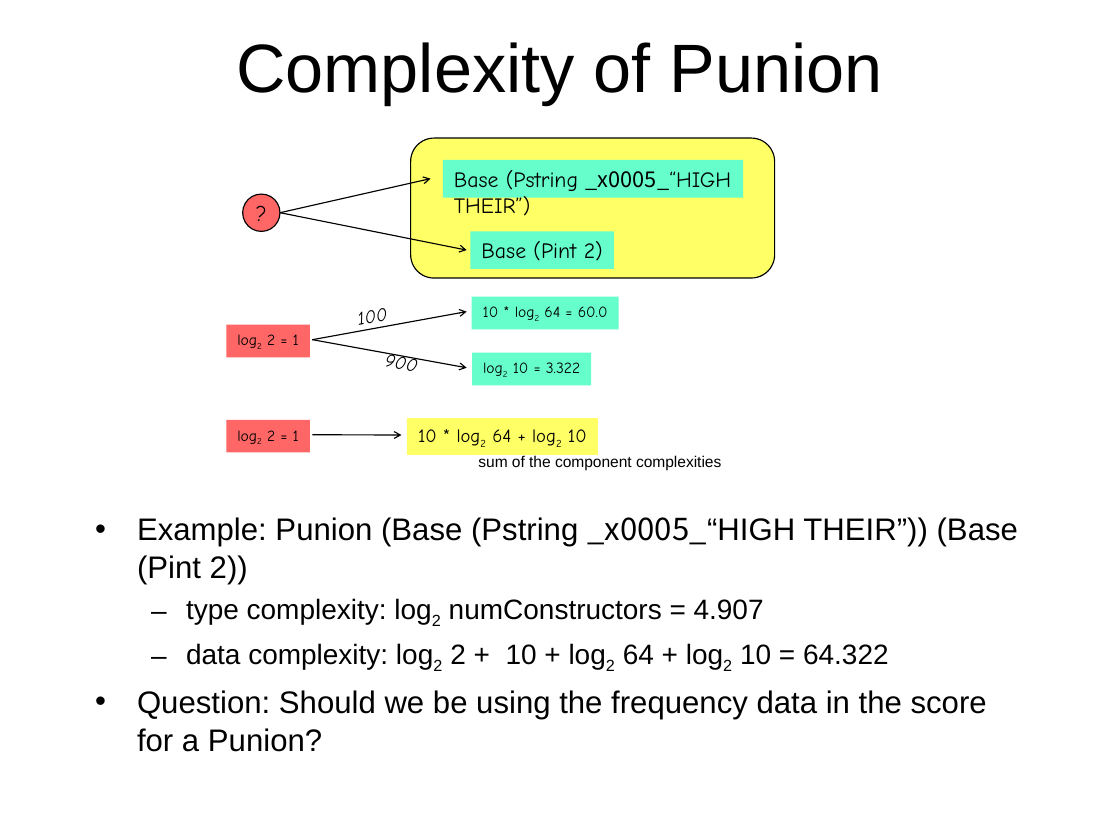
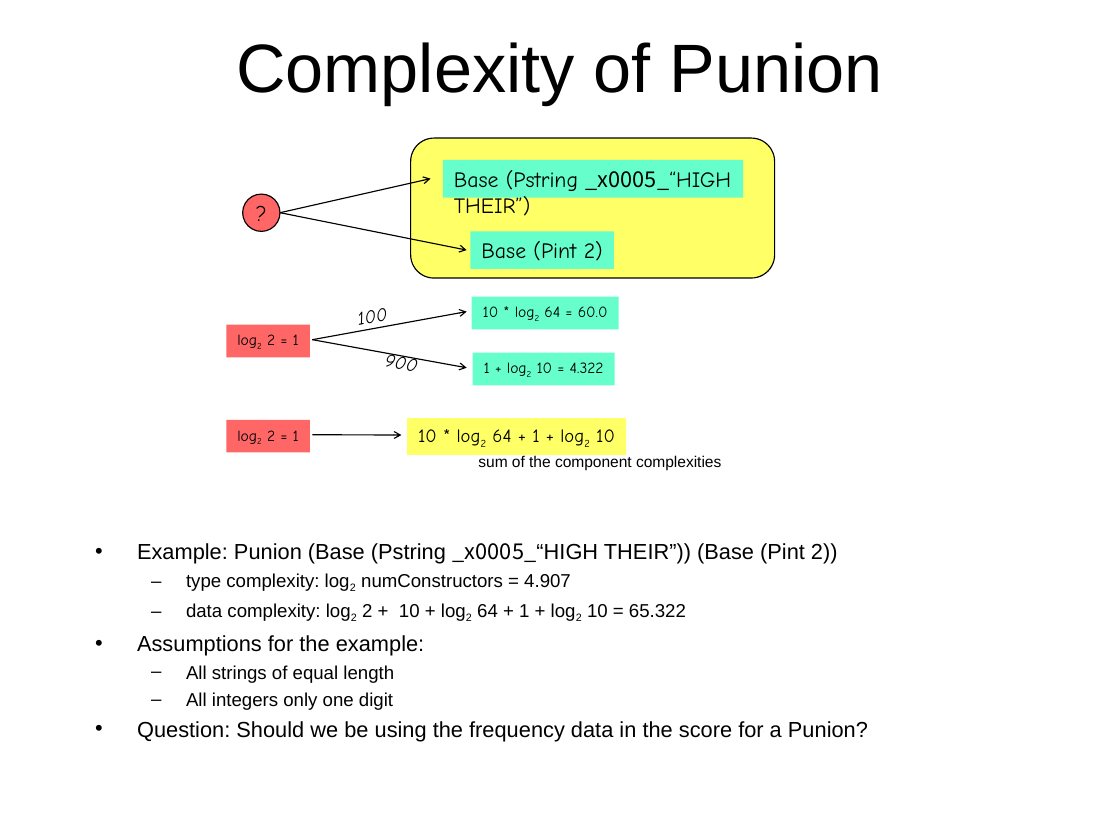
Before and after one commit to cornell-pl/forest, a slide deck: slide 7 of pads/documents/scoring/Comparisons.ppt. Drawn at 1120x840 pixels with LibreOffice and Linux fonts; fonts in the diff are those of the drawing. Boxes give left, top, right and bottom in pixels: in the first picture for what was removed or moved away, otherwise in the second. Text is boxed around its words. In the diff, an @@ line names an element or a change of style, - is before the commit and + after.

```diff
--- a/pads/documents/scoring/Comparisons.ppt
+++ b/pads/documents/scoring/Comparisons.ppt
@@ rectangle "1 + log2 10 = ...": place and size @@
-rectangle "1 + log2 10 = ..." at (473,353,591,385)
+rectangle "1 + log2 10 = ..." at (473,353,615,385)
@@ text in rectangle at (484,362,604,373): text changed @@
-log2 10 = 3.322
+1 + log2 10 = 4.322
@@ rectangle "10 * log2 64 + ...": place and size @@
-rectangle "10 * log2 64 + ..." at (407,418,597,455)
+rectangle "10 * log2 64 + ..." at (408,418,627,455)
@@ text in rectangle at (418,429,615,442): text changed @@
-10 * log2 64 + log2 10
+10 * log2 64 + 1 + log2 10
@@ text "Example: Punion (Base (Pstring _x0005_“HIGH ...": place and size @@
-text "Example: Punion (Base (Pstring _x0005_“HIGH ..." at (137,517,1018,752)
+text "Example: Punion (Base (Pstring _x0005_“HIGH ..." at (137,543,868,741)
@@ text at (137,543,868,741): size 20 to 14 pt in "Example: Punion (Base (Pstring _x0005_“HIGH THEIR”)) (Base ...", "Question: Should we be using the frequency ..."; size 18 to 12 pt in "type complexity: log2 numConstructors = 4.907"; less space between paragraphs @@
@@ text at (137,603,686,710): text changed; size 18 to 12 pt @@
-  – data complexity: log2 2 + 10 + log2 64 + log2 10 = 64.322
+  – data complexity: log2 2 + 10 + log2 64 + 1 + log2 10 = 65.322
+• Assumptions for the example:
+  – All strings of equal length
+  – All integers only one digit
```
Also in this commit, not shown: 4 other slides changed, 7 slides added.
